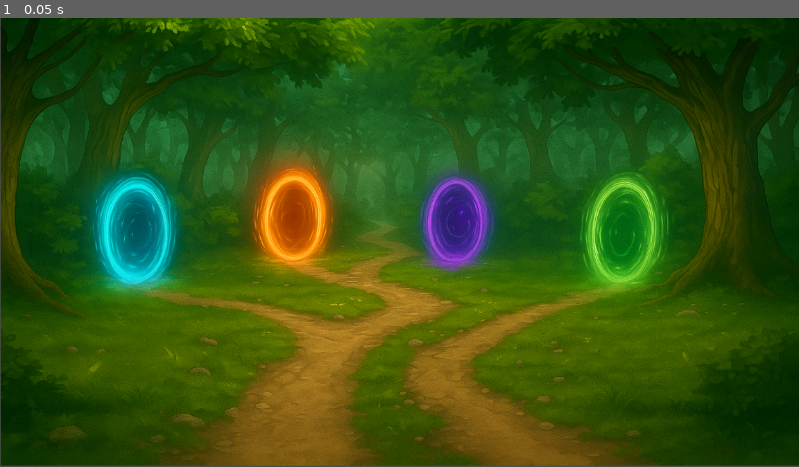
Above: before the commit, frame 1.
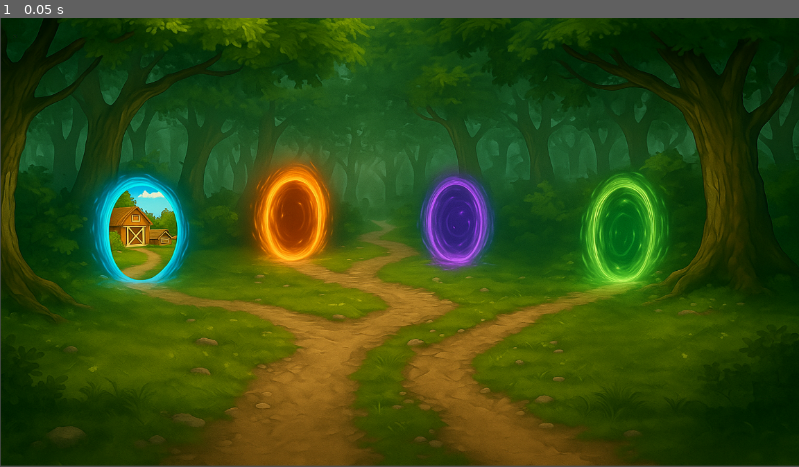
Above: after the commit, the same moment.

Repository: TiagoSNogueira/TCC2
Game: Godot game, scene res://node_2d.tscn
Two runs of this game, one before a commit and one after it. Both use one fixed random seed, a clock stepped at 60 frames per second and the inputs below.
Inputs:
- Up to frame 1 (0.05 s): no input

The runs differ from the first frame. In frame 1, 4.5% of the frame differs, in the area x 0-100%, y 0-99%.

Commit message:
algumas modificações

Diff:
--- /dev/null
+++ b/characters/player.tscn
@@ -0,0 +1,3 @@
+[gd_scene format=3 uid="uid://da7xaw70bv7ys"]
+
+[node name="Player" type="Node2D"]
--- /dev/null
+++ b/characters/player/player.tscn
@@ -0,0 +1,3 @@
+[gd_scene format=3 uid="uid://bda01072e2x66"]
+
+[node name="Player" type="Node2D"]
--- a/node_2d.tscn
+++ b/node_2d.tscn
@@ -20,6 +20,11 @@
 [sub_resource type="CapsuleShape2D" id="CapsuleShape2D_d21ai"]
 radius = 94.0
 height = 244.0
+
+[sub_resource type="NavigationPolygon" id="NavigationPolygon_0hol4"]
+vertices = PackedVector2Array(797.992, 388.023, 842.094, 388.602, 810.227, 411.109, 755.82, 406.242, 589.938, 420.406, 641.508, 351.641, 653.469, 397.961, 645.32, 503.141, 692.578, 568.578, 435.352, 591.313, 401.398, 471.969, 443.188, 427, 464.453, 427, 433.406, 344.563, 433.578, 344.578, 541.117, 407.313, 249.141, 397.742, 250.883, 395.758, 713.961, 448.227, 708.57, 424.922)
+polygons = Array[PackedInt32Array]([PackedInt32Array(0, 1, 2, 3), PackedInt32Array(4, 5, 6, 7), PackedInt32Array(7, 8, 9, 10, 11, 12), PackedInt32Array(12, 13, 14, 15, 7), PackedInt32Array(10, 16, 17, 11), PackedInt32Array(7, 15, 4), PackedInt32Array(18, 7, 6, 19), PackedInt32Array(2, 18, 19, 3)])
+outlines = Array[PackedVector2Array]([PackedVector2Array(428, 602, 393, 479, 233, 401, 247, 385, 444, 417, 450, 417, 418, 332, 437, 335, 545, 398, 586, 409, 646, 329, 662, 391, 709, 414, 752, 397, 796, 378, 873, 379, 815, 420, 719, 457, 659, 505, 711, 577)])
 
 [node name="Node2D" type="Control"]
 layout_mode = 3
@@ -129,3 +134,6 @@
 
 [node name="CollisionShape2D" type="CollisionShape2D" parent="Portal4"]
 shape = SubResource("CapsuleShape2D_d21ai")
+
+[node name="NavigationRegion2D" type="NavigationRegion2D" parent="."]
+navigation_polygon = SubResource("NavigationPolygon_0hol4")
Binary file added: characters/player/assets/player.png
Not shown, added: characters/player/assets/player.png.import
Binary file added: characters/player/assets/player_pieces.png
Not shown, added: characters/player/assets/player_pieces.png.import
Binary file changed: imagens/Fundo.png
Not shown: 1 places in node_2d.tscn that only renumber resources
